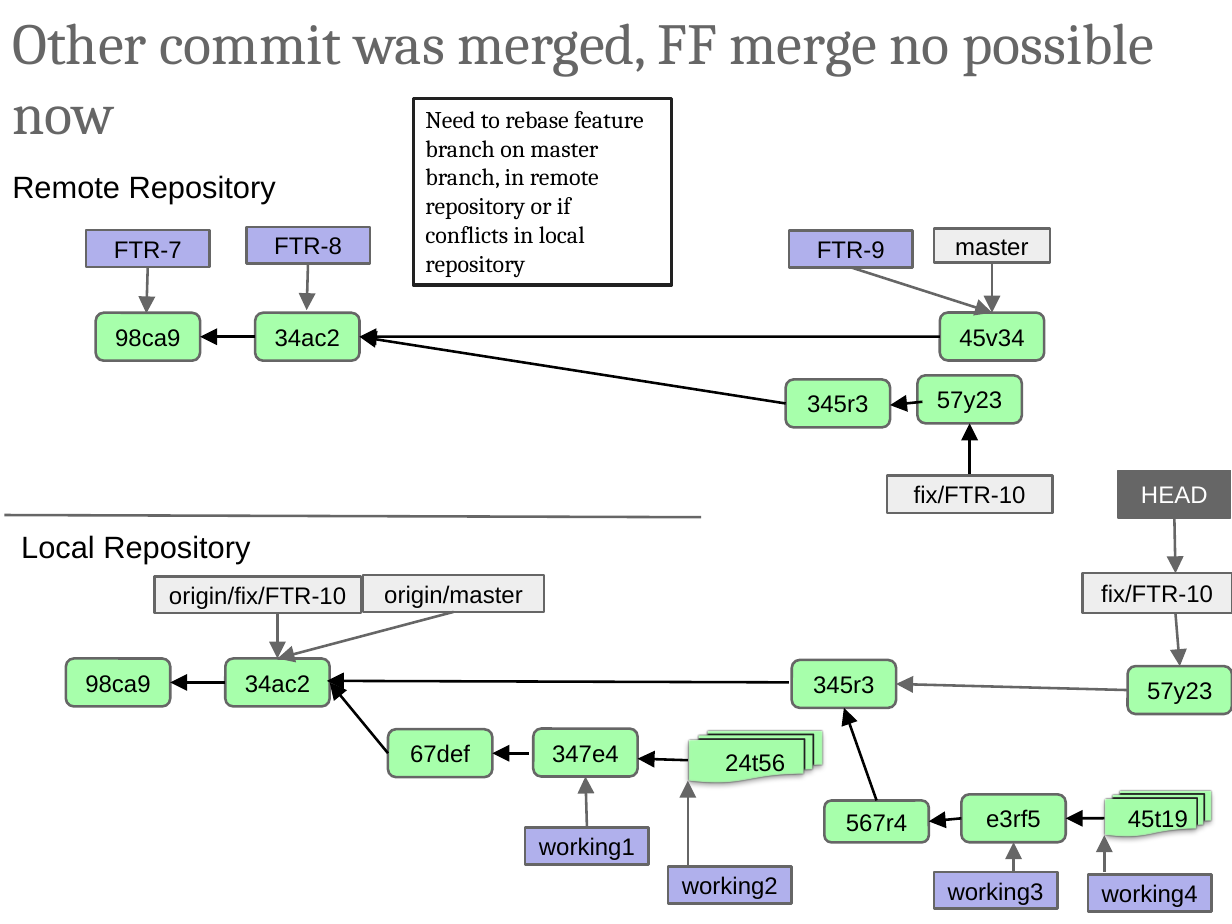
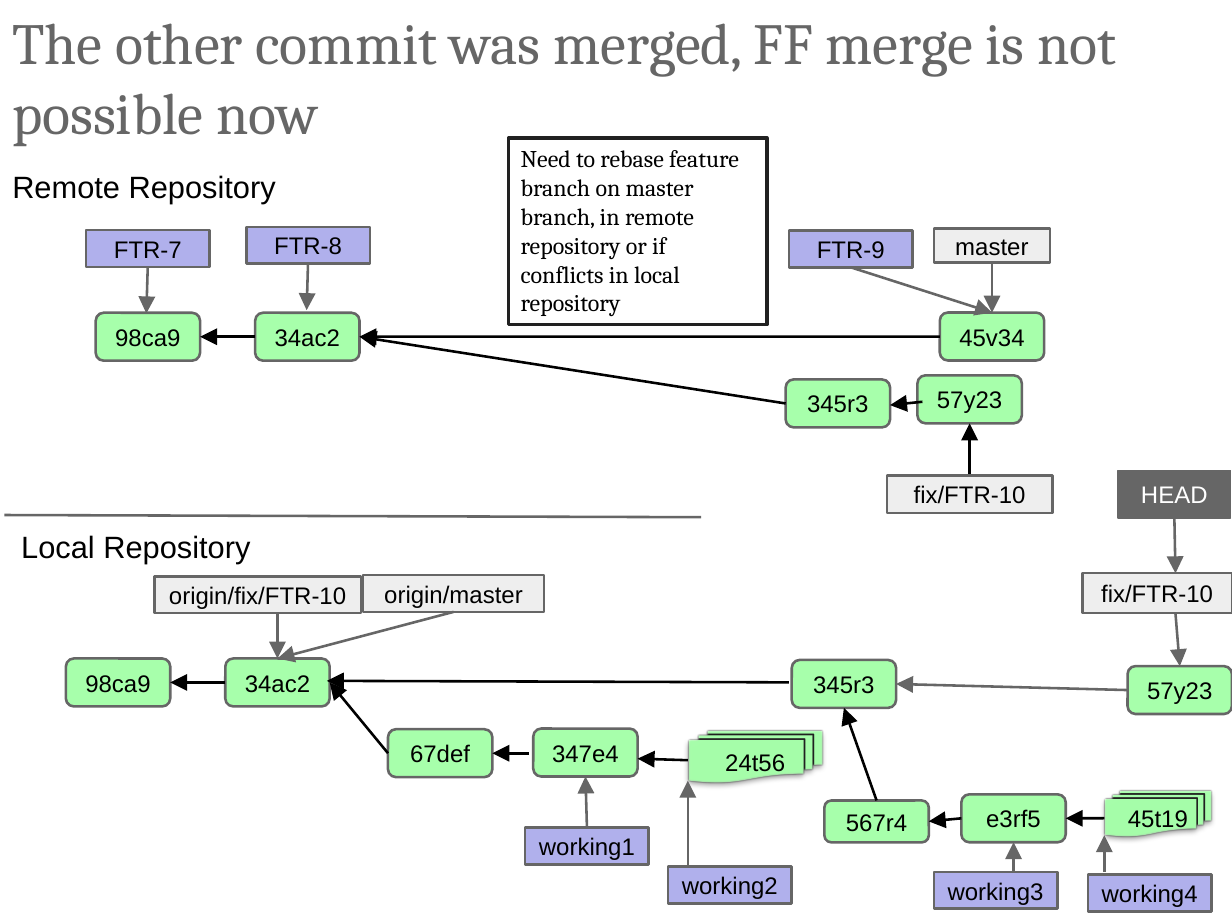
Before and after one commit to ilyaro/mysite, a slide deck: slide 20 of WorkStuff/Courses/Git/Git_Gitlab_Best_Practices/Git_Gitlab_BestPractices.pptx. Drawn at 1232x924 pixels with LibreOffice and Linux fonts; fonts in the diff are those of the drawing. Boxes give left, top, right and bottom in pixels: in the first picture for what was removed or moved away, otherwise in the second. Text is boxed around its words. In the diff, an @@ line names an element or a change of style, - is before the commit and + after.

```diff
--- a/WorkStuff/Courses/Git/Git_Gitlab_Best_Practices/Git_Gitlab_BestPractices.pptx
+++ b/WorkStuff/Courses/Git/Git_Gitlab_Best_Practices/Git_Gitlab_BestPractices.pptx
@@ title at (12, 23, 1116, 146): text changed @@
-Other commit was merged, FF merge no possible now
+The other commit was merged, FF merge is not possible now
@@ rectangle "Need to rebase feature branch ...": place and size @@
-rectangle "Need to rebase feature branch ..." at (413, 99, 671, 285)
+rectangle "Need to rebase feature branch ..." at (509, 138, 768, 324)
```
Also in this commit, not shown: 5 other slides changed.
